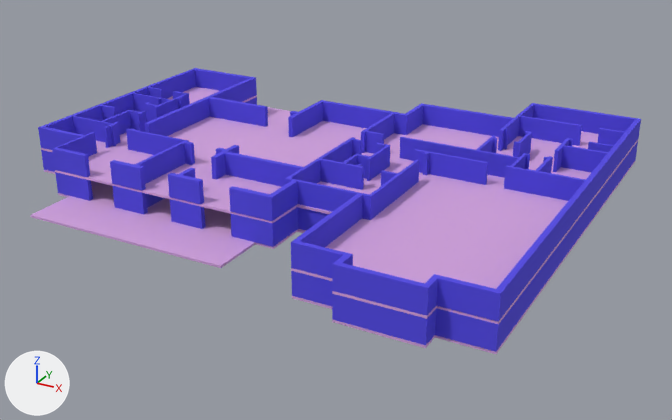
The FBX model Assets/Models/Mansion.fbx: old version first, new version second.
Rendered twice from a 50 mm lens placed at (82.2, -135.8, 67.2), pointed at (8.3, -1.5, 0.0). The lights are fixed; the arrows at lower left show +X, +Y and +Z. Where no turn or scale is listed for an object, it has been applied to the vertices. Vertices at the same position are counted once.

In view in the first picture: 'Floor.001', 'Floor.002', 'Wall.001', 'Wall.002'.
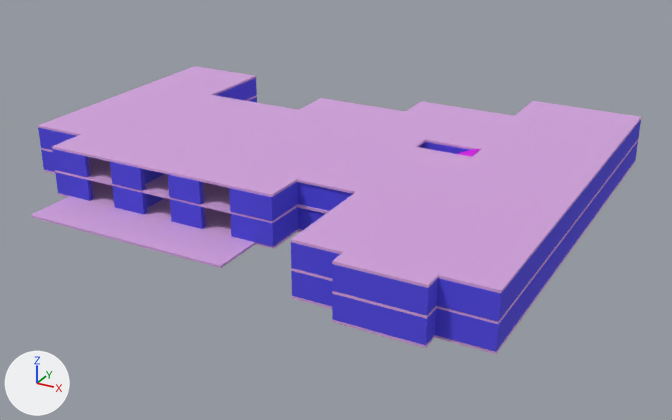
Pixel boxes (x1, y1, x2, y2) of what changed, in the pictures (672 x 420 px; the box of a moved part takes in the faces that stretch with it):
```json
{"object": "Floor.003", "change": "added", "after": [38, 66, 641, 293]}
{"object": "Stair.002", "change": "added", "after": [457, 149, 480, 157]}
{"part": 1, "of": "me_cube_003", "change": "built on", "before": [140, 116, 582, 204], "after": [596, 163, 606, 194]}
{"part": 2, "of": "me_cube_003", "change": "moved or reshaped", "before": [265, 107, 268, 127], "on screen": "not visible afterwards"}
{"object": "Floor.002", "change": "unchanged, covered by the edit", "before": [41, 87, 638, 324], "after": [41, 95, 638, 324]}
```

Edits to the scene script, one JSON object a line:
```json
{"block": "me_cube_003", "where": "# used by ob_wall_002; location = (6.1, 1.6, 10.0)"}
{"op": "remove", "block": "me_cube_003", "code": "me_cube_003.from_pydata(...)  # 976 vertices, 966 faces; spans x -51.2..45.3, y -42.6..38.6, z -2.0..2.0"}
{"op": "add", "block": "me_cube_003", "code": "me_cube_003.from_pydata(...)  # 1117 vertices, 1104 faces; spans x -51.2..45.3, y -42.6..38.6, z -2.0..2.0"}
{"block": "me_cube_003", "change": "me_cube_003 part 1: 1 vertex moved from x 6.7, y -9.7, z 2.0 to x 4.2, y -9.7, z 2.0; 21 vertices removed from x -21.1..36.4, y -26.6..29.6, z -2.0..2.0; 160 vertices added at x -15.6..45.3, y -41.7..29.6, z -2.0..2.0"}
{"block": "me_cube_003", "change": "me_cube_003 part 2: 2 vertices removed from x -21.1..-15.3, y 11.1, z 0.0; 4 vertices added at x -8.8, y 6.8..7.4, z -2.0..2.0"}
{"op": "add", "block": "me_cube_008", "code": ["me_cube_008 = bpy.data.meshes.new('Cube.008')", "me_cube_008.from_pydata(...)  # 120 vertices, 118 faces; spans x -6.61..3.61, y -2.55..2.55, z -1.56..2.82", "me_cube_008.materials.append(mat_stair)  # pink #d809e7"]}
{"op": "add", "block": "ob_stair_002", "code": ["ob_stair_002 = bpy.data.objects.new('Stair.002', me_cube_008)", "ob_stair_002.location = (27.4, 6.4, 9.6)"]}
{"op": "add", "block": "ob_floor_003", "code": ["ob_floor_003 = bpy.data.objects.new('Floor.003', me_cube_004.copy())  # the mesh of ob_floor_002", "ob_floor_003.location = (13.1, -2.0, 12.2)"]}
```
